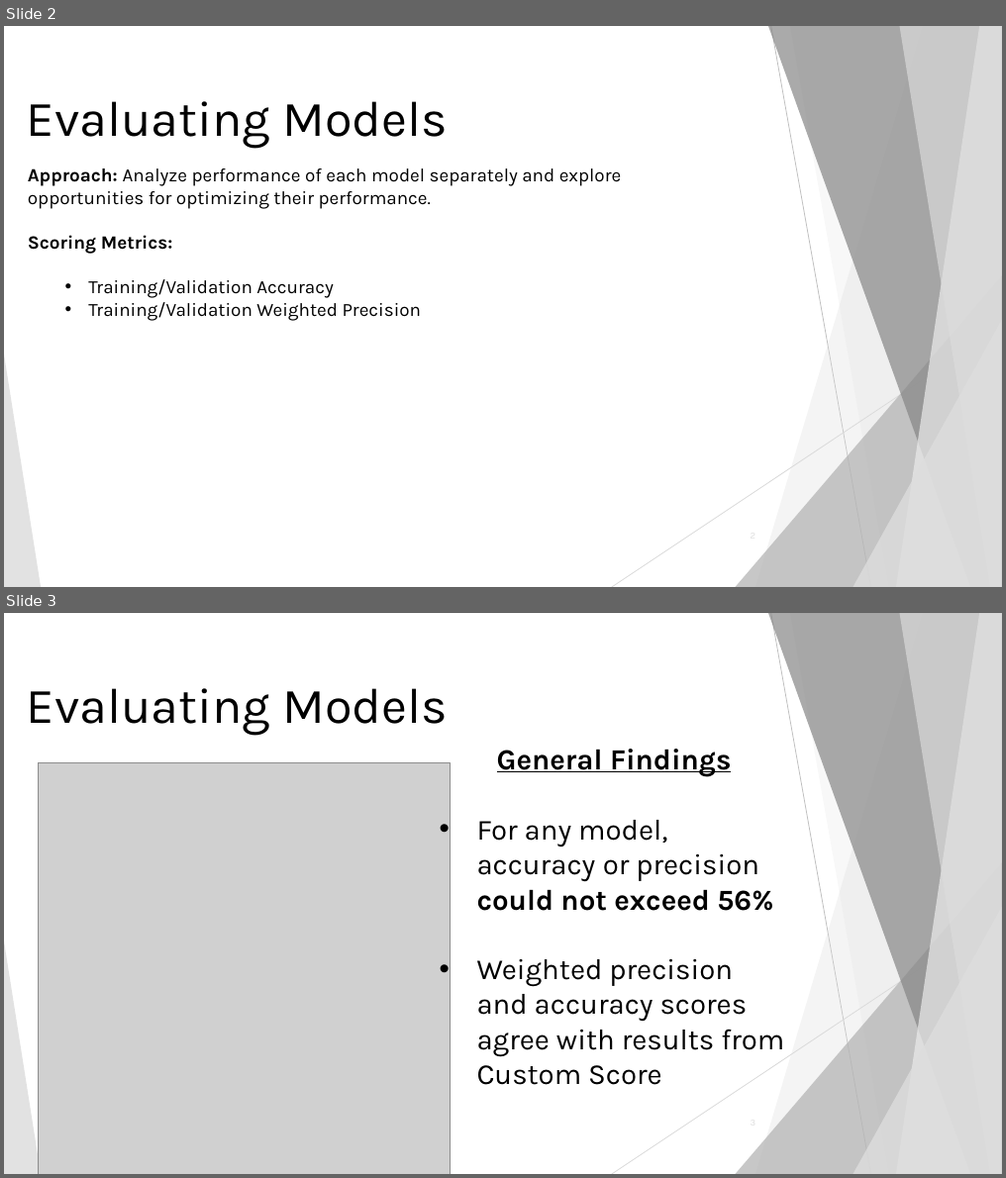
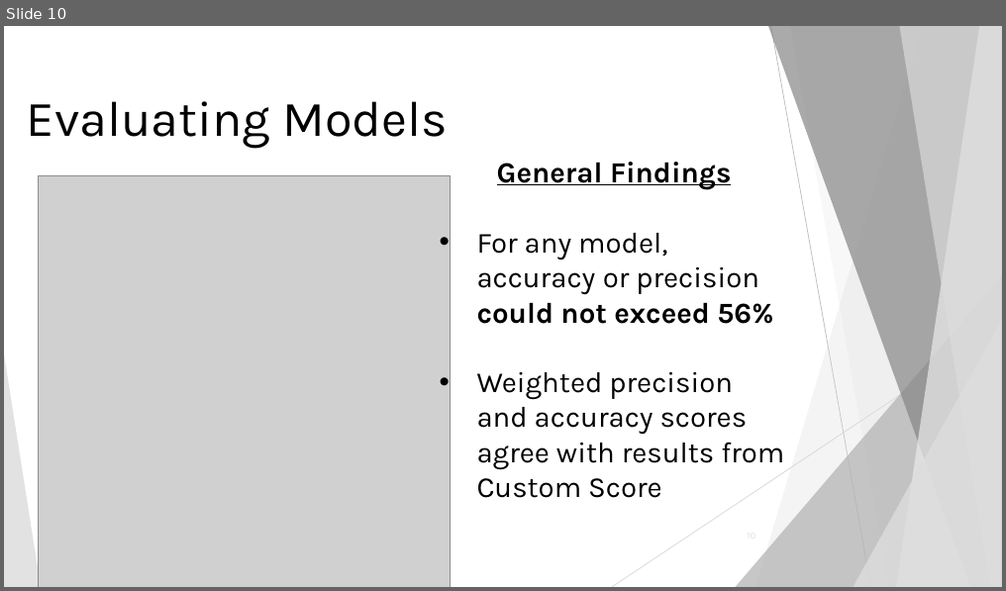
Before and after one commit to yokudake/ProfessorPowerIndex, a slide deck: Presentations and Reports/FinalPresentation_V1.pptx. Shown one above the other, each under a label of ours: slides 2 and 3 before the commit, slide 10 after it. The pictures are 1006x1178 and 1006x591 pixels, drawn with LibreOffice and Linux fonts; fonts in the diff are those of the drawing; grey boxes stand for pictures. Boxes give left, top, right and bottom in pixels: in the first picture for what was removed or moved away, otherwise in the second. Text is boxed around its words. In the diff, an @@ line names an element or a change of style, - is before the commit and + after.

```diff
--- a/Presentations and Reports/FinalPresentation_V1.pptx
+++ b/Presentations and Reports/FinalPresentation_V1.pptx
@@ slide 2 removed at (4, 26, 1002, 587), background #FFFFFF; not listed: 10 template elements that a slide beside it also shows @@
@@ title removed at (27, 101, 447, 149) @@
-Evaluating Models
@@ text removed at (28, 169, 622, 321) @@
-Approach: Analyze performance of each model separately and explore opportunities for optimizing their performance.
-Scoring Metrics:
-  • Training/Validation Accuracy
-  • Training/Validation Weighted Precision
@@ what was slide 3 is now slide 10 @@
```
Also in this commit, not shown: 1 slide changed, 9 slides added, 1 other slide removed, 2 other files.
